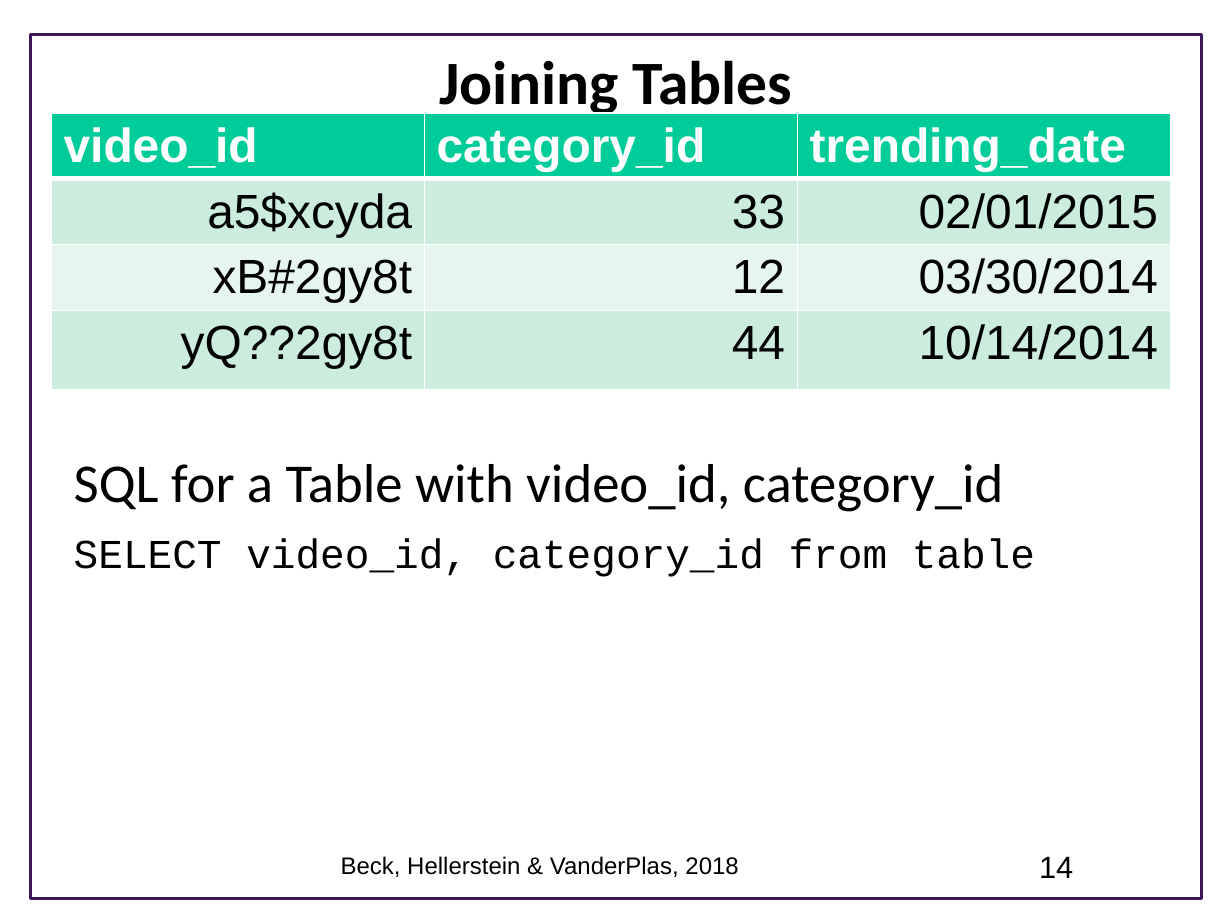
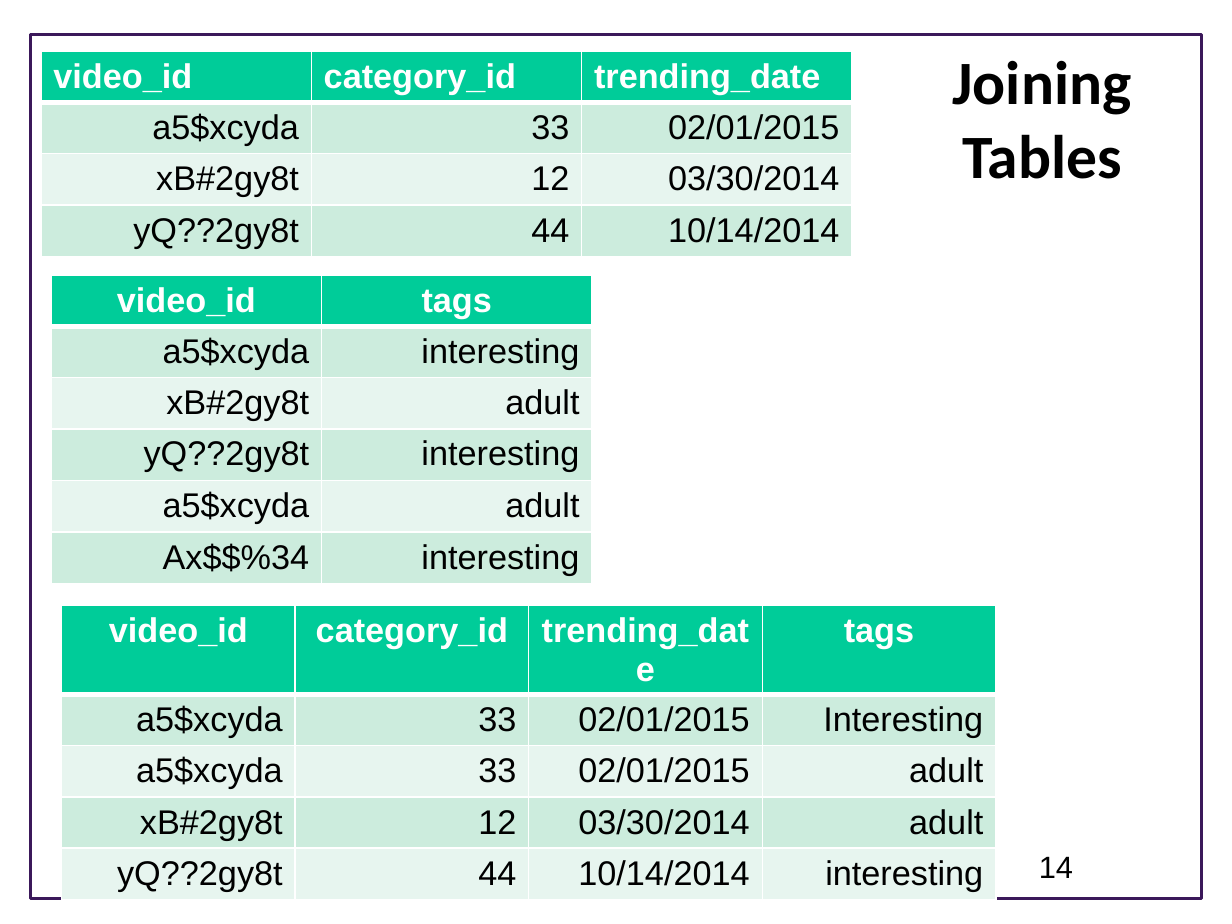
Before and after one commit to UWSEDS/LectureNotes, a slide deck: slide 14 of Data-Essentials/01c-Data-Essentials.pptx. Drawn at 1232x924 pixels with LibreOffice and Linux fonts; fonts in the diff are those of the drawing; background and template pictures are left out. Boxes give left, top, right and bottom in pixels: in the first picture for what was removed or moved away, otherwise in the second. Text is boxed around its words. In the diff, an @@ line names an element or a change of style, - is before the commit and + after.

Commit message:
Updated slides

```diff
--- a/Data-Essentials/01c-Data-Essentials.pptx
+++ b/Data-Essentials/01c-Data-Essentials.pptx
@@ table at <box>41,52,850,265</box> @@
@@ size 28 to 20 pt @@
@@ table: place and size @@
-table at <box>52,113,1172,403</box>
+table at <box>41,52,850,265</box>
@@ title "Joining Tables" rewrapped from <box>439,60,792,119</box> to <box>953,60,1132,179</box> @@
@@ table added at <box>52,275,591,595</box>, 6 rows, 2 columns @@
+video_id | tags
+a5$xcyda | interesting
+xB#2gy8t | adult
+yQ??2gy8t | interesting
+a5$xcyda | adult
+Ax$$%34 | interesting
@@ text removed at <box>74,464,1035,577</box> @@
-SQL for a Table with video_id, category_id
-SELECT video_id, category_id from table
@@ table added at <box>62,606,998,895</box>, 5 rows, 4 columns @@
+video_id | category_id | trending_date | tags
+a5$xcyda | 33 | 02/01/2015 | Interesting
+a5$xcyda | 33 | 02/01/2015 | adult
+xB#2gy8t | 12 | 03/30/2014 | adult
+yQ??2gy8t | 44 | 10/14/2014 | interesting
```
Also in this commit, not shown: 2 other slides changed.
